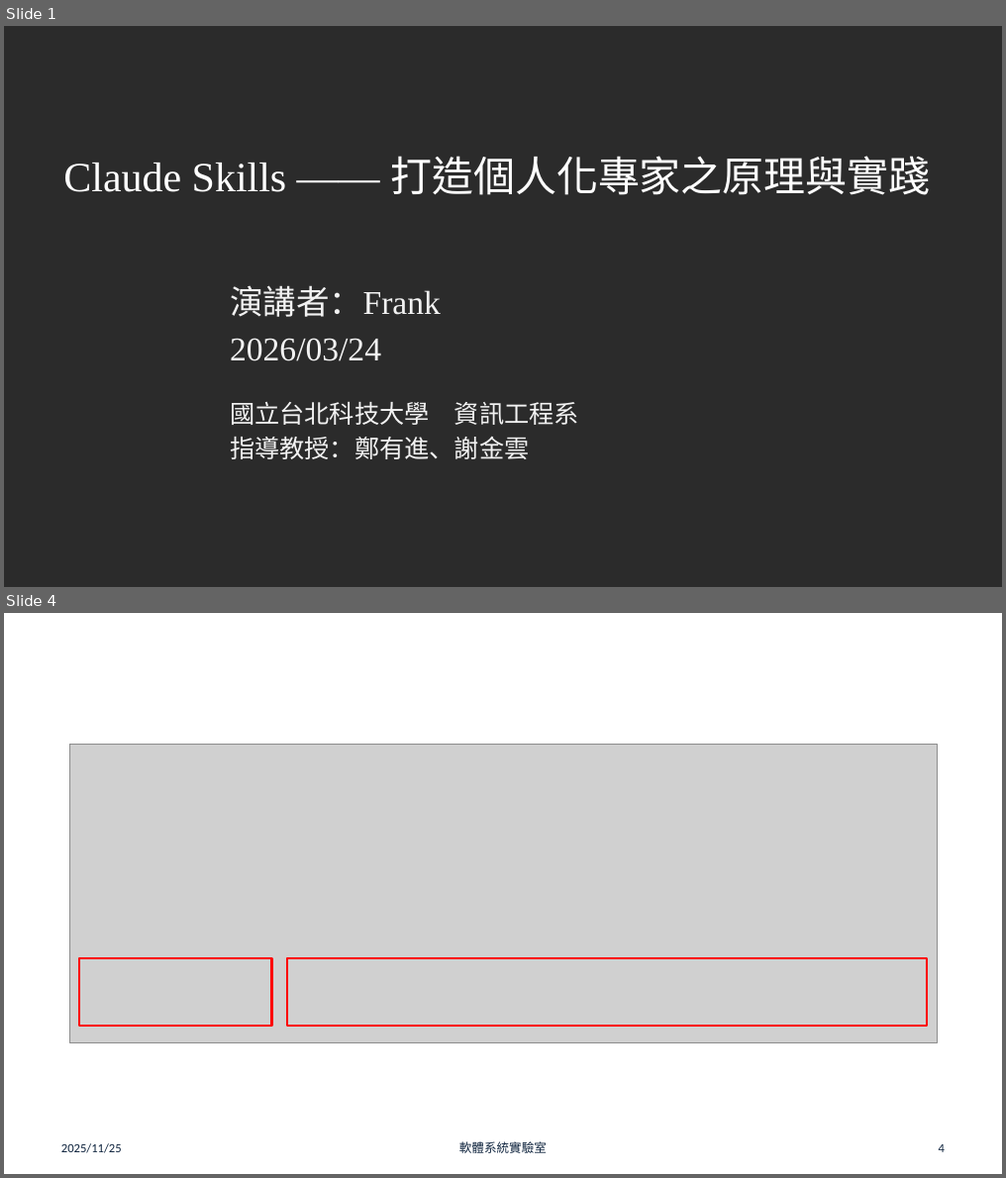
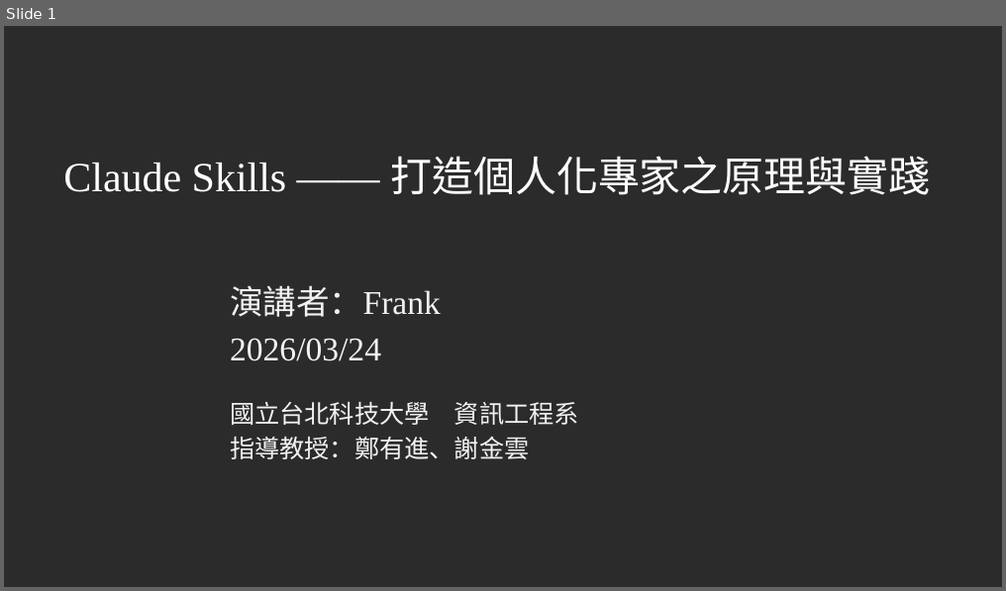
Before and after one commit to chun-wei0413/frank_research, a slide deck: skills/doc/skills-final.pptx. Shown one above the other, each under a label of ours: slides 1 and 4 before the commit, slide 1 after it; the slides between them are not shown. The pictures are 1006x1178 and 1006x591 pixels, drawn with LibreOffice and Linux fonts; fonts in the diff are those of the drawing; grey boxes stand for pictures; background and template pictures are left out; a plain dark background stands for a picture behind light text. Boxes give left, top, right and bottom in pixels: in the first picture for what was removed or moved away, otherwise in the second. Text is boxed around its words. In the diff, an @@ line names an element or a change of style, - is before the commit and + after.

```diff
--- a/skills/doc/skills-final.pptx
+++ b/skills/doc/skills-final.pptx
@@ slide 4 removed at <box>4,613,1002,1174</box>, background picture (left out) @@
@@ title removed at <box>54,636,952,729</box> @@
-Fundamentals
@@ picture removed at <box>69,744,937,1044</box> @@
@@ rectangle removed at <box>79,959,272,1026</box> @@
@@ rectangle removed at <box>287,959,928,1026</box> @@
@@ text removed at <box>61,1144,122,1154</box> @@
-2025/11/25
@@ text removed at <box>459,1142,547,1154</box> @@
-軟體系統實驗室
@@ page number removed at <box>939,1145,944,1153</box> @@
-4
```
Also in this commit, not shown: 19 slides changed.
